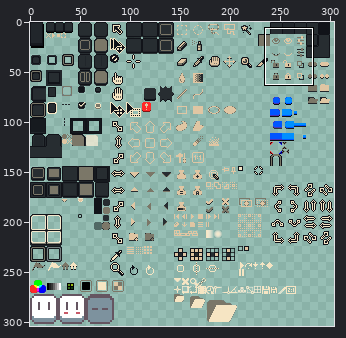
Sprite sheet -- sheet.png. Above: a wide view before the commit, with the close-up outlined.
Close-up. Earlier state:
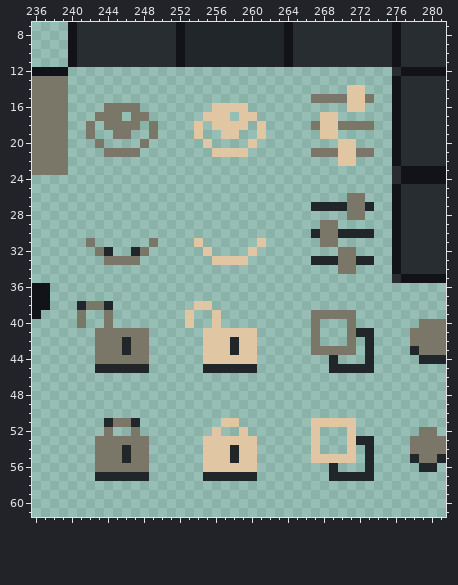
The file is 304x304 pixels. Pixels under 10% opacity are left out. Colours within 5 levels of each other are drawn and written as one. Shown: x 236..281, y 7..61.
After the commit:
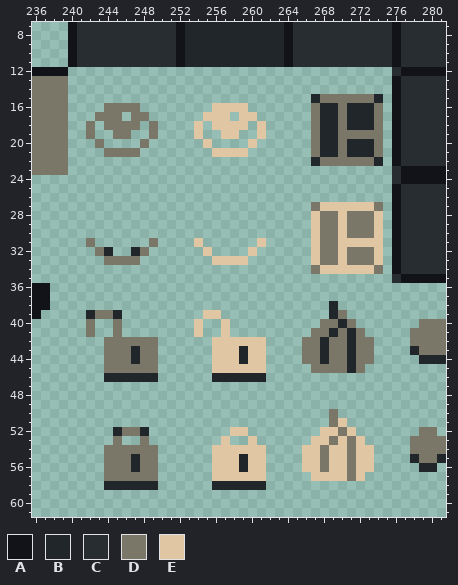
Palette (. is transparent): A #111319  B #21262b  C #272d31  D #7b7768  E #e0c6a3
The author wrote: Timeline docking, onion skin icons
Edits made:
Changed rows in their new state; - is an unchanged pixel.
first column x 267:
14 ----..--
15 B---DD-B
16 DBBDBBBD
17 DBBDBBBD
18 -BB-BBBD
19 DBBDDDDD
20 DBBDBBBD
21 -BBDBBBD
22 BDDDDDDB
first column x 267:
26 ----..--
27 DEEEEEED
28 EDDE--DE
29 E--EDDDE
30 E--EDDDE
31 E--EEEEE
32 EDDE-DDE
33 EDDE-DDE
34 DEEEEEED
first column x 241:
38 ....---------..-------------B----
39 .BD-B-------.-E-----------..B-.--
40 .D-.D-------.E-.E---------.DDB---
41 -D..-...-----E..-...-------DBDBD.
42 --.--D--D-----.--E--E----D-BDDBDD
43 --.--DB-D-----.--EB-E----D-B--BDD
44 --.---B-D-----.---B-E----DDBDDBDD
45 --.DDDDDD-----.EEEEEE-----DDDD-D.
46 ---BBBBBB------BBBBBB------------
first column x 243:
50 --------------------------D----
51 -....---------..--------..D-.--
52 -.BD-B-------.-E--------.EED---
53 ..-..-------..-..--------EDEDE.
54 .--D--D-----.--E--E----E-DEEDEE
55 .--DB-D-----.--EB-E----E-D--DEE
56 .---B-D-----.---B-E----EEDEEDEE
57 .DDDDDD-----.EEEEEE-----EEEEDE.
58 -BBBBBB------BBBBBB------------
Pixel boxes of the changes (left, top, right, bottom) in both close-ups:
changed: (302, 85, 383, 373)
changed: (77, 301, 266, 490)
changed: (302, 409, 374, 481)
